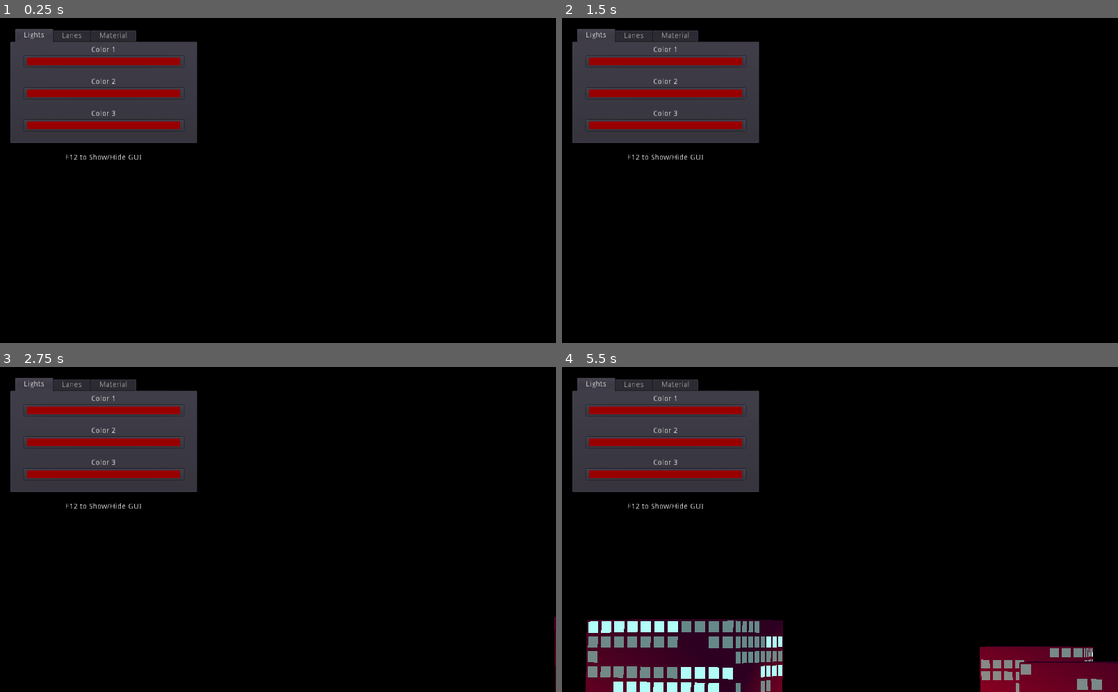
Above: before the commit, frames 1-4 (two rows, left to right).
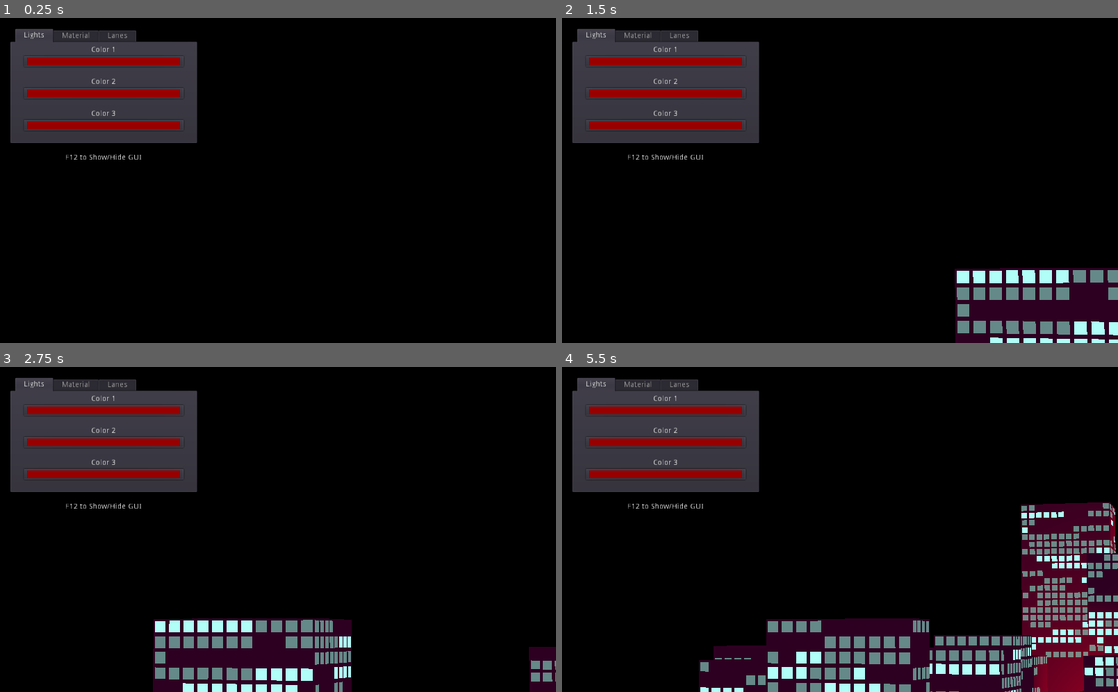
Above: after the commit, the same moments.

Repository: CluckeyMcCormick/ncg2
Game: Godot game, scene res://Main.tscn
The game is run twice, just before and just after one commit, with the same random seed, the same clock (stepped at 60 frames per second) and the same inputs.
Inputs:
- Up to frame 1 (0.25 s): no input
- Up to frame 2 (1.5 s): tap Enter at 0.5 s
- Up to frame 3 (2.75 s): no input
- Up to frame 4 (5.5 s): no input

The runs differ from the first frame. In frame 1, less than 0.1% of the frame differs, in the area x 11-23%, y 3-7%; in frame 2, 6.8%; in frame 3, 8.8%; in frame 4, 25%, in the area x 4-100%, y 3-100%.

Commit message:
Add live controls for the building materials
Last time we added live controls for the lights, now we've added live
controls for the materials. This includes selecting the material for
new buildings as well as the uniform colors for the shader params.

It seems to work pretty well. I did make the choice to not live update
existing building's materials. That would've been perfectly feasible,
just... this project's winding down now and I'm really not feeling it
all that much. I'm about ready to pack up and move on.

Also, added a new Dodge material, which I thought would be cool but in
practice just seems to be a bunch of color-jitter nonsense.

Diff:
--- a/Main.gd
+++ b/Main.gd
@@ -12,6 +12,9 @@
     $GUI/TabContainer/Lights/VBoxContainer/ColorPickerButton2.color = mcc.light_color_two
     $GUI/TabContainer/Lights/VBoxContainer/ColorPickerButton3.color = mcc.light_color_three
 
+    $GUI/TabContainer/Material/VBoxContainer/WindowColor.color = mcc.lighten_material.get_shader_param("window_color")
+    $GUI/TabContainer/Material/VBoxContainer/DarkColor.color = mcc.lighten_material.get_shader_param("dark_color")
+
 func _input(event):
     if event.is_action_pressed("gui_toggle"):
         $GUI.visible = not $GUI.visible
@@ -24,3 +27,23 @@
 
 func _on_ColorPickerButton3_color_changed(color):
     mcc.light_color_three = color
+
+func _on_WindowColor_color_changed(color):
+    mcc.lighten_material.set_shader_param("window_color", color)
+    mcc.dodge_material.set_shader_param("window_color", color)
+
+func _on_DarkColor_color_changed(color):
+    mcc.lighten_material.set_shader_param("dark_color", color)
+    mcc.dodge_material.set_shader_param("dark_color", color)
+
+
+func _on_MaterialSelection_item_selected(index):
+    match index:
+        0:
+            mcc.primary_material = mcc.lighten_material
+
+        1:
+            mcc.primary_material = mcc.dodge_material
+
+        _:
+            pass
--- a/Main.tscn
+++ b/Main.tscn
@@ -13,7 +13,10 @@
 fov = 15.0
 size = 3.0
 
-[node name="1_FrameBuilding" parent="." instance=ExtResource( 3 )]
+[node name="BuildingRig" type="Spatial" parent="."]
+transform = Transform( 1, 0, 0, 0, 1, 0, 0, 0, 1, -4, 0, 0 )
+
+[node name="1_FrameBuilding" parent="BuildingRig" instance=ExtResource( 3 )]
 transform = Transform( 1, 0, 0, 0, 1, 0, 0, 0, 1, 3.5, 0, 0 )
 width_max = 12
 depth_max = 10
@@ -25,8 +28,9 @@
 max_extra_space = 25
 mean_light_range = 3.0
 light_size_deviation = 0.5
-
-[node name="2_PrePaddingA" parent="." instance=ExtResource( 3 )]
+use_light_color_one = false
+
+[node name="2_PrePaddingA" parent="BuildingRig" instance=ExtResource( 3 )]
 transform = Transform( 1, 0, 0, 0, 1, 0, 0, 0, 1, 7.69052, 0, -2.29144 )
 width_min = 8
 width_max = 14
@@ -37,8 +41,9 @@
 rotation_deviation = 0.0
 mean_light_range = 3.0
 light_size_deviation = 0.5
-
-[node name="3_PrePaddingB" parent="." instance=ExtResource( 3 )]
+use_light_color_one = false
+
+[node name="3_PrePaddingB" parent="BuildingRig" instance=ExtResource( 3 )]
 transform = Transform( 1, 0, 0, 0, 1, 0, 0, 0, 1, 6.6, 0, -4.9 )
 width_max = 12
 depth_max = 10
@@ -50,8 +55,9 @@
 max_extra_space = 20
 mean_light_range = 3.0
 light_size_deviation = 0.5
-
-[node name="4_PrePaddingC" parent="." instance=ExtResource( 3 )]
+use_light_color_one = false
+
+[node name="4_PrePaddingC" parent="BuildingRig" instance=ExtResource( 3 )]
 transform = Transform( 1, 0, 0, 0, 1, 0, 0, 0, 1, 9.1, 0, -7.4 )
 width_max = 12
 depth_min = 6
@@ -61,8 +67,9 @@
 rotation_deviation = 0.0
 mean_light_range = 3.0
 light_size_deviation = 0.5
-
-[node name="5_SkyscraperA" parent="." instance=ExtResource( 3 )]
+use_light_color_one = false
+
+[node name="5_SkyscraperA" parent="BuildingRig" instance=ExtResource( 3 )]
 transform = Transform( 1, 0, 0, 0, 1, 0, 0, 0, 1, 11.4294, 0, -9.90212 )
 width_min = 9
 width_max = 13
@@ -76,7 +83,7 @@
 use_light_color_two = true
 use_light_color_three = true
 
-[node name="6_SkyscraperB" parent="." instance=ExtResource( 3 )]
+[node name="6_SkyscraperB" parent="BuildingRig" instance=ExtResource( 3 )]
 transform = Transform( 1, 0, 0, 0, 1, 0, 0, 0, 1, 10.8294, 0, -12.4328 )
 width_min = 9
 width_max = 12
@@ -92,7 +99,7 @@
 use_light_color_two = true
 use_light_color_three = true
 
-[node name="7_SkyscraperC" parent="." instance=ExtResource( 3 )]
+[node name="7_SkyscraperC" parent="BuildingRig" instance=ExtResource( 3 )]
 transform = Transform( 1, 0, 0, 0, 1, 0, 0, 0, 1, 9.02937, 0, -14.9059 )
 width_min = 8
 width_max = 18
@@ -108,7 +115,7 @@
 use_light_color_two = true
 use_light_color_three = true
 
-[node name="8_PostPaddingA" parent="." instance=ExtResource( 3 )]
+[node name="8_PostPaddingA" parent="BuildingRig" instance=ExtResource( 3 )]
 transform = Transform( 1, 0, 0, 0, 1, 0, 0, 0, 1, 15.2, 0, -17.0202 )
 width_min = 12
 width_max = 12
@@ -120,7 +127,7 @@
 use_light_color_two = true
 use_light_color_three = true
 
-[node name="9_PostPaddingD" parent="." instance=ExtResource( 3 )]
+[node name="9_PostPaddingD" parent="BuildingRig" instance=ExtResource( 3 )]
 transform = Transform( 1, 0, 0, 0, 1, 0, 0, 0, 1, 14, 0, -19.4202 )
 width_min = 12
 width_max = 12
@@ -134,7 +141,7 @@
 use_light_color_two = true
 use_light_color_three = true
 
-[node name="10_SuperStructures" parent="." instance=ExtResource( 3 )]
+[node name="10_SuperStructures" parent="BuildingRig" instance=ExtResource( 3 )]
 transform = Transform( 1, 0, 0, 0, 1, 0, 0, 0, 1, 17.803, 0, -24.22 )
 width_min = 20
 width_max = 32
@@ -171,6 +178,7 @@
 }
 
 [node name="Lights" type="Tabs" parent="GUI/TabContainer"]
+visible = false
 anchor_right = 1.0
 anchor_bottom = 1.0
 margin_left = 4.0
@@ -240,18 +248,7 @@
 "_edit_use_anchors_": false
 }
 
-[node name="Lanes" type="Tabs" parent="GUI/TabContainer"]
-visible = false
-anchor_right = 1.0
-anchor_bottom = 1.0
-margin_left = 4.0
-margin_top = 32.0
-margin_right = -4.0
-margin_bottom = -4.0
-tab_align = 0
-
 [node name="Material" type="Tabs" parent="GUI/TabContainer"]
-visible = false
 anchor_right = 1.0
 anchor_bottom = 1.0
 margin_left = 4.0
@@ -261,6 +258,71 @@
 tab_align = 0
 tab_close_display_policy = 2
 
+[node name="VBoxContainer" type="VBoxContainer" parent="GUI/TabContainer/Material"]
+anchor_right = 1.0
+anchor_bottom = 1.0
+margin_left = 20.0
+margin_right = -20.0
+__meta__ = {
+"_edit_use_anchors_": false
+}
+
+[node name="Window" type="Label" parent="GUI/TabContainer/Material/VBoxContainer"]
+margin_right = 294.0
+margin_bottom = 14.0
+text = "Window Color"
+align = 1
+
+[node name="WindowColor" type="ColorPickerButton" parent="GUI/TabContainer/Material/VBoxContainer"]
+margin_top = 18.0
+margin_right = 294.0
+margin_bottom = 38.0
+edit_alpha = false
+
+[node name="Dark" type="Label" parent="GUI/TabContainer/Material/VBoxContainer"]
+margin_top = 42.0
+margin_right = 294.0
+margin_bottom = 73.0
+text = "
+Dark Color"
+align = 1
+__meta__ = {
+"_edit_use_anchors_": false
+}
+
+[node name="DarkColor" type="ColorPickerButton" parent="GUI/TabContainer/Material/VBoxContainer"]
+margin_top = 77.0
+margin_right = 294.0
+margin_bottom = 97.0
+edit_alpha = false
+
+[node name="HSeparator" type="HSeparator" parent="GUI/TabContainer/Material/VBoxContainer"]
+margin_top = 101.0
+margin_right = 294.0
+margin_bottom = 117.0
+rect_min_size = Vector2( 0, 16 )
+__meta__ = {
+"_edit_use_anchors_": false
+}
+
+[node name="MaterialSelection" type="OptionButton" parent="GUI/TabContainer/Material/VBoxContainer"]
+margin_top = 121.0
+margin_right = 294.0
+margin_bottom = 141.0
+text = "Lighten Material"
+items = [ "Lighten Material", null, false, 0, null, "Dodge Material", null, false, 1, null ]
+selected = 0
+
+[node name="Lanes" type="Tabs" parent="GUI/TabContainer"]
+visible = false
+anchor_right = 1.0
+anchor_bottom = 1.0
+margin_left = 4.0
+margin_top = 32.0
+margin_right = -4.0
+margin_bottom = -4.0
+tab_align = 0
+
 [node name="Label" type="Label" parent="GUI"]
 margin_top = 214.0
 margin_right = 342.0
@@ -272,3 +334,6 @@
 [connection signal="color_changed" from="GUI/TabContainer/Lights/VBoxContainer/ColorPickerButton1" to="." method="_on_ColorPickerButton1_color_changed"]
 [connection signal="color_changed" from="GUI/TabContainer/Lights/VBoxContainer/ColorPickerButton2" to="." method="_on_ColorPickerButton2_color_changed"]
 [connection signal="color_changed" from="GUI/TabContainer/Lights/VBoxContainer/ColorPickerButton3" to="." method="_on_ColorPickerButton3_color_changed"]
+[connection signal="color_changed" from="GUI/TabContainer/Material/VBoxContainer/WindowColor" to="." method="_on_WindowColor_color_changed"]
+[connection signal="color_changed" from="GUI/TabContainer/Material/VBoxContainer/DarkColor" to="." method="_on_DarkColor_color_changed"]
+[connection signal="item_selected" from="GUI/TabContainer/Material/VBoxContainer/MaterialSelection" to="." method="_on_MaterialSelection_item_selected"]
--- a/buildings/AutoTower.tscn
+++ b/buildings/AutoTower.tscn
@@ -1,7 +1,7 @@
 [gd_scene load_steps=8 format=2]
 
 [ext_resource path="res://buildings/AutoTower.gd" type="Script" id=1]
-[ext_resource path="res://buildings/BuildingMaterialLightA.tres" type="Material" id=2]
+[ext_resource path="res://buildings/BuildingMaterialLighten.tres" type="Material" id=2]
 
 [sub_resource type="ArrayMesh" id=1]
 surfaces/0 = {
--- /dev/null
+++ b/buildings/BuildingMaterialDodge.tres
@@ -0,0 +1,10 @@
+[gd_resource type="ShaderMaterial" load_steps=3 format=2]
+
+[ext_resource path="res://buildings/no_edge_horizontal64.png" type="Texture" id=1]
+[ext_resource path="res://buildings/DodgeWindowShader.tres" type="Shader" id=2]
+
+[resource]
+shader = ExtResource( 2 )
+shader_param/dark_color = Color( 0.18, 0, 0.135, 1 )
+shader_param/window_color = Color( 0.694118, 1, 0.972549, 1 )
+shader_param/TextureUniform = ExtResource( 1 )
--- a/buildings/BuildingMaterialLightA.tres
+++ /dev/null
@@ -1,10 +0,0 @@
-[gd_resource type="ShaderMaterial" load_steps=3 format=2]
-
-[ext_resource path="res://buildings/LightWindowShader.tres" type="Shader" id=1]
-[ext_resource path="res://buildings/no_edge_horizontal64.png" type="Texture" id=2]
-
-[resource]
-shader = ExtResource( 1 )
-shader_param/dark_color = Color( 0.180392, 0, 0.133333, 1 )
-shader_param/window_color = Color( 0.694118, 1, 0.972549, 1 )
-shader_param/TextureUniform = ExtResource( 2 )
--- a/buildings/BuildingMaterialLightB.tres
+++ /dev/null
@@ -1,10 +0,0 @@
-[gd_resource type="ShaderMaterial" load_steps=3 format=2]
-
-[ext_resource path="res://buildings/LightWindowShader.tres" type="Shader" id=1]
-[ext_resource path="res://buildings/no_edge_horizontal64.png" type="Texture" id=2]
-
-[resource]
-shader = ExtResource( 1 )
-shader_param/dark_color = Color( 0.18, 0, 0.135, 1 )
-shader_param/window_color = Color( 0.694118, 1, 0.972549, 1 )
-shader_param/TextureUniform = ExtResource( 2 )
--- a/buildings/BuildingMaterialLightC.tres
+++ /dev/null
@@ -1,10 +0,0 @@
-[gd_resource type="ShaderMaterial" load_steps=3 format=2]
-
-[ext_resource path="res://buildings/LightWindowShader.tres" type="Shader" id=1]
-[ext_resource path="res://buildings/no_edge_horizontal64.png" type="Texture" id=2]
-
-[resource]
-shader = ExtResource( 1 )
-shader_param/dark_color = Color( 0.18, 0, 0.135, 1 )
-shader_param/window_color = Color( 0.694118, 1, 0.972549, 1 )
-shader_param/TextureUniform = ExtResource( 2 )
--- /dev/null
+++ b/buildings/BuildingMaterialLighten.tres
@@ -0,0 +1,10 @@
+[gd_resource type="ShaderMaterial" load_steps=3 format=2]
+
+[ext_resource path="res://buildings/no_edge_horizontal64.png" type="Texture" id=1]
+[ext_resource path="res://buildings/LightenWindowShader.tres" type="Shader" id=2]
+
+[resource]
+shader = ExtResource( 2 )
+shader_param/dark_color = Color( 0.180392, 0, 0.133333, 1 )
+shader_param/window_color = Color( 0.694118, 1, 0.972549, 1 )
+shader_param/TextureUniform = ExtResource( 1 )
--- /dev/null
+++ b/buildings/DodgeWindowShader.tres
@@ -0,0 +1,160 @@
+[gd_resource type="VisualShader" load_steps=16 format=2]
+
+[sub_resource type="VisualShaderNodeInput" id=1]
+input_name = "attenuation"
+
+[sub_resource type="VisualShaderNodeVectorClamp" id=2]
+
+[sub_resource type="VisualShaderNodeVectorOp" id=3]
+operator = 2
+
+[sub_resource type="VisualShaderNodeVectorInterp" id=4]
+
+[sub_resource type="VisualShaderNodeTextureUniform" id=5]
+uniform_name = "TextureUniform"
+color_default = 1
+
+[sub_resource type="VisualShaderNodeVectorScalarMix" id=6]
+
+[sub_resource type="VisualShaderNodeInput" id=7]
+input_name = "light"
+
+[sub_resource type="VisualShaderNodeInput" id=8]
+input_name = "light_color"
+
+[sub_resource type="VisualShaderNodeVectorOp" id=9]
+operator = 2
+
+[sub_resource type="VisualShaderNodeColorUniform" id=10]
+uniform_name = "window_color"
+
+[sub_resource type="VisualShaderNodeInput" id=11]
+input_name = "diffuse"
+
+[sub_resource type="VisualShaderNodeColorOp" id=12]
+operator = 5
+
+[sub_resource type="VisualShaderNodeColorUniform" id=13]
+uniform_name = "dark_color"
+
+[sub_resource type="VisualShaderNodeDotProduct" id=14]
+
+[sub_resource type="VisualShaderNodeInput" id=15]
+input_name = "normal"
+
+[resource]
+code = "shader_type spatial;
+render_mode specular_schlick_ggx, world_vertex_coords;
+
+uniform vec4 dark_color : hint_color;
+uniform vec4 window_color : hint_color;
+uniform sampler2D TextureUniform : hint_black;
+
+
+
+void vertex() {
+// Output:0
+
+}
+
+void fragment() {
+// Output:0
+
+}
+
+void light() {
+// ColorUniform:3
+	vec3 n_out3p0 = dark_color.rgb;
+	float n_out3p1 = dark_color.a;
+
+// Input:21
+	vec3 n_out21p0 = LIGHT_COLOR;
+
+// Input:8
+	vec3 n_out8p0 = NORMAL;
+
+// Input:2
+	vec3 n_out2p0 = LIGHT;
+
+// DotProduct:7
+	float n_out7p0 = dot(n_out8p0, n_out2p0);
+
+// VectorClamp:12
+	vec3 n_in12p1 = vec3(0.00000, 0.00000, 0.00000);
+	vec3 n_in12p2 = vec3(1.00000, 1.00000, 1.00000);
+	vec3 n_out12p0 = clamp(vec3(n_out7p0), n_in12p1, n_in12p2);
+
+// Input:10
+	vec3 n_out10p0 = ATTENUATION;
+
+// VectorOp:13
+	vec3 n_out13p0 = n_out12p0 * n_out10p0;
+
+// VectorMix:16
+	vec3 n_out16p0 = mix(n_out3p0, n_out21p0, n_out13p0);
+
+// ColorUniform:23
+	vec3 n_out23p0 = window_color.rgb;
+	float n_out23p1 = window_color.a;
+
+// TextureUniform:18
+	vec3 n_out18p0;
+	float n_out18p1;
+	{
+		vec4 n_tex_read = texture(TextureUniform, UV.xy);
+		n_out18p0 = n_tex_read.rgb;
+		n_out18p1 = n_tex_read.a;
+	}
+
+// VectorOp:22
+	vec3 n_out22p0 = n_out23p0 * n_out18p0;
+
+// VectorScalarMix:19
+	vec3 n_out19p0 = mix(n_out16p0, n_out22p0, n_out18p1);
+
+// Input:24
+	vec3 n_out24p0 = DIFFUSE_LIGHT;
+
+// ColorOp:25
+	vec3 n_out25p0 = (n_out19p0) / (vec3(1.0) - n_out24p0);
+
+// Output:0
+	DIFFUSE_LIGHT = n_out25p0;
+
+}
+"
+graph_offset = Vector2( 592.201, 75 )
+flags/world_vertex_coords = true
+nodes/fragment/0/position = Vector2( 860, 140 )
+nodes/light/0/position = Vector2( 1500, 260 )
+nodes/light/2/node = SubResource( 7 )
+nodes/light/2/position = Vector2( -140, 260 )
+nodes/light/3/node = SubResource( 13 )
+nodes/light/3/position = Vector2( 580, -80 )
+nodes/light/7/node = SubResource( 14 )
+nodes/light/7/position = Vector2( 60, 220 )
+nodes/light/8/node = SubResource( 15 )
+nodes/light/8/position = Vector2( -160, 200 )
+nodes/light/10/node = SubResource( 1 )
+nodes/light/10/position = Vector2( 240, 340 )
+nodes/light/12/node = SubResource( 2 )
+nodes/light/12/position = Vector2( 260, 220 )
+nodes/light/13/node = SubResource( 3 )
+nodes/light/13/position = Vector2( 580, 120 )
+nodes/light/16/node = SubResource( 4 )
+nodes/light/16/position = Vector2( 840, 80 )
+nodes/light/18/node = SubResource( 5 )
+nodes/light/18/position = Vector2( 560, 360 )
+nodes/light/19/node = SubResource( 6 )
+nodes/light/19/position = Vector2( 1060, 220 )
+nodes/light/21/node = SubResource( 8 )
+nodes/light/21/position = Vector2( 560, 40 )
+nodes/light/22/node = SubResource( 9 )
+nodes/light/22/position = Vector2( 840, 220 )
+nodes/light/23/node = SubResource( 10 )
+nodes/light/23/position = Vector2( 580, 240 )
+nodes/light/24/node = SubResource( 11 )
+nodes/light/24/position = Vector2( 1080, 320 )
+nodes/light/25/node = SubResource( 12 )
+nodes/light/25/position = Vector2( 1300, 240 )
+nodes/light/connections = PoolIntArray( 8, 0, 7, 0, 7, 0, 12, 0, 2, 0, 7, 1, 10, 0, 13, 1, 12, 0, 13, 0, 13, 0, 16, 2, 18, 1, 19, 2, 16, 0, 19, 0, 21, 0, 16, 1, 3, 0, 16, 0, 18, 0, 22, 1, 23, 0, 22, 0, 22, 0, 19, 1, 25, 0, 0, 0, 24, 0, 25, 1, 19, 0, 25, 0, 8, 0, 7, 0, 7, 0, 12, 0, 2, 0, 7, 1, 10, 0, 13, 1, 12, 0, 13, 0, 13, 0, 16, 2, 18, 1, 19, 2, 16, 0, 19, 0, 21, 0, 16, 1, 3, 0, 16, 0, 18, 0, 22, 1, 23, 0, 22, 0, 22, 0, 19, 1, 25, 0, 0, 0, 24, 0, 25, 1, 19, 0, 25, 0 )
--- a/buildings/FullServiceBuilding.tscn
+++ b/buildings/FullServiceBuilding.tscn
@@ -2,7 +2,7 @@
 
 [ext_resource path="res://buildings/AutoTower.tscn" type="PackedScene" id=1]
 [ext_resource path="res://buildings/FullServiceBuilding.gd" type="Script" id=2]
-[ext_resource path="res://buildings/BuildingMaterialLightA.tres" type="Material" id=3]
+[ext_resource path="res://buildings/BuildingMaterialLighten.tres" type="Material" id=3]
 
 [node name="FullServiceBuilding" type="Spatial"]
 script = ExtResource( 2 )
--- a/scrollers/ScrollSled.gd
+++ b/scrollers/ScrollSled.gd
@@ -65,6 +65,12 @@
 func set_building_y_rotation(degrees):
     $FSB.rotation_degrees.y = degrees
 
+# A wrapper function to set the building material, since whatever spawns the
+# sled might not be able to reach down directly. Note that this doesn't change
+# building material directly, the structure will need to rebuilt for that.
+func set_building_material(material):
+    $FSB.building_material = material
+
 func _on_VisibilityNotifier_screen_exited():
     # We exited the screen! This only happens on an exit, meaning we've already
     # entered the screen before. That means our scroll is done, and it's time to
--- a/scrollers/SledLane.gd
+++ b/scrollers/SledLane.gd
@@ -182,6 +182,9 @@
         new_sled.set_light_color(colors[randi() % len(colors)])
     else:
         new_sled.set_light_color(Color("#000000"))
+
+    # Set the material
+    new_sled.set_building_material( mcc.primary_material )
 
     # Stick the sled in the tree
     self.add_child(new_sled)
--- a/util/MaterialColorControl.gd
+++ b/util/MaterialColorControl.gd
@@ -1,4 +1,11 @@
 extends Node
+
+# Load our different materials
+const lighten_material = preload("res://buildings/BuildingMaterialLighten.tres")
+const dodge_material = preload("res://buildings/BuildingMaterialDodge.tres")
+
+# This controls what materials new buildings come out as.
+var primary_material = lighten_material
 
 # The three kinds of light colors. We start monochromatic because, honestly,
 # that JUST LOOKS BETTER. However, we keep this feature around because who
Renamed: buildings/LightWindowShader.tres -> buildings/LightenWindowShader.tres
